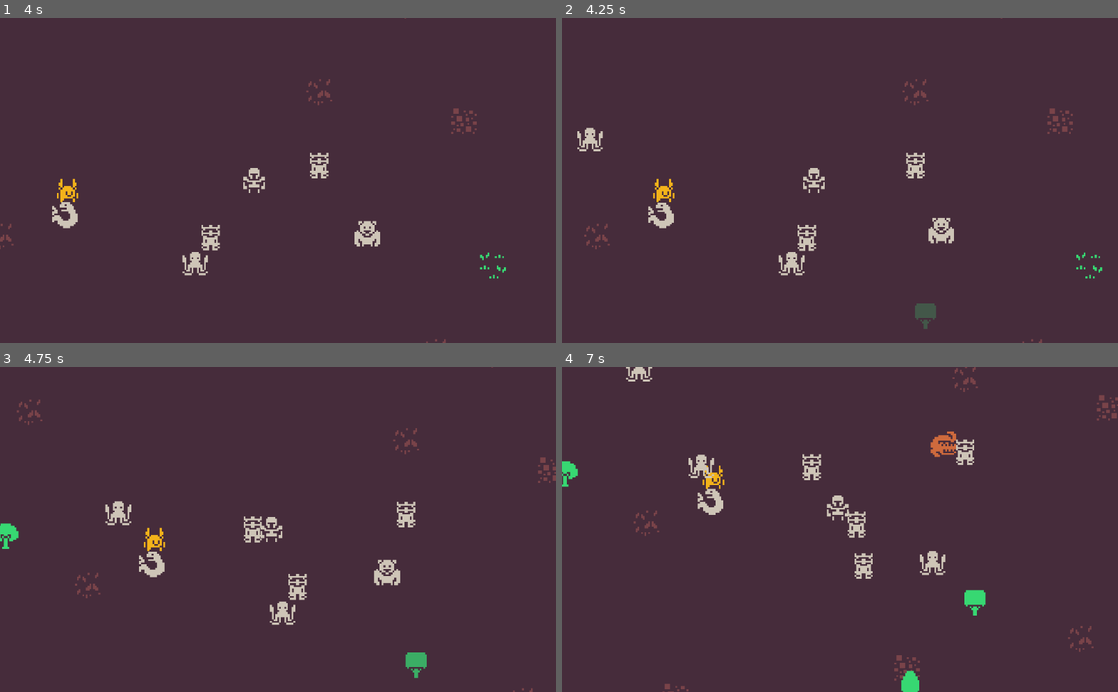
Above: before the commit, frames 1-4 (two rows, left to right).
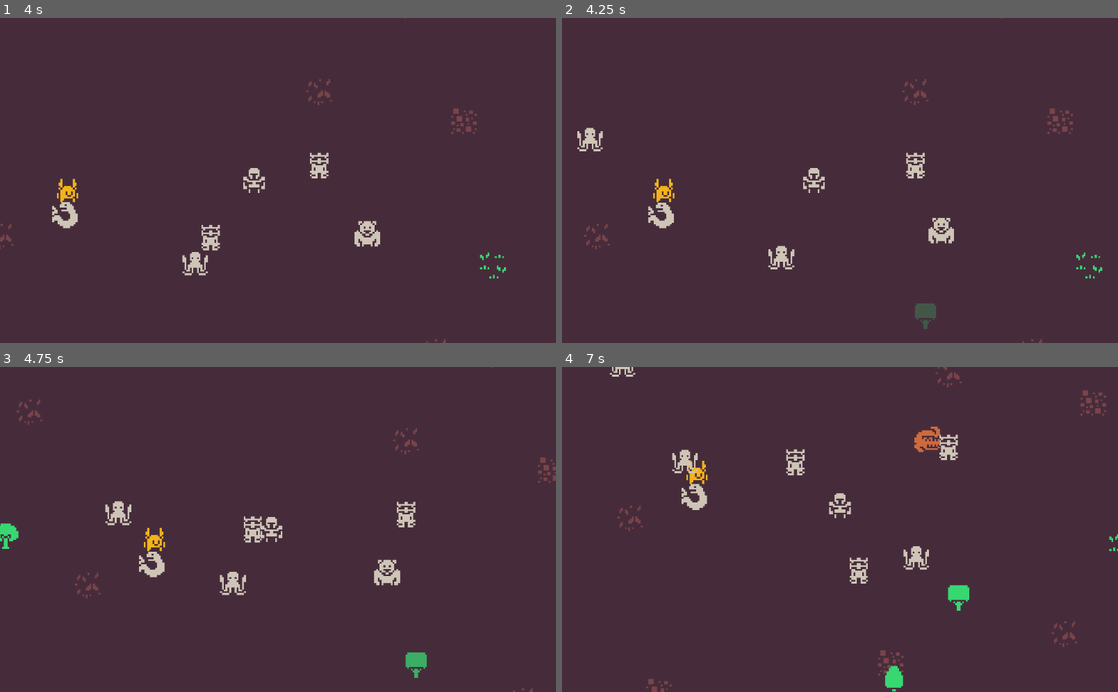
Above: after the commit, the same moments.

Repository: dsg-jam/LD46
Game: Godot game, scene res://assets/scenes/test.tscn
Same seed, same stepped clock (60 frames per second), same inputs: the game is played once before the commit and once after it.
Inputs:
- Up to frame 1 (4 s): tap Enter at 0.5 s; hold Right (player_right) 0.53-1.28 s; tap F (player_mine) at 0.6, 2.1, 3.6 s; hold Down (player_down) 1.28-2.03 s; tap G (player_place_turret) at 1.35, 2.85 s; hold Right (player_right) 2.03-2.78 s; hold Up (player_up) 2.78-3.53 s; hold Left (player_left) from 3.53 s (still down)
- Up to frame 2 (4.25 s): keep holding Left (player_left)
- Up to frame 3 (4.75 s): keep holding Left (player_left); tap G (player_place_turret) at 4.35 s
- Up to frame 4 (7 s): release Left (player_left) at 5.03 s; hold Down (player_down) 5.03-5.78 s; tap F (player_mine) at 5.1, 6.6 s; hold Right (player_right) 5.78-6.53 s; tap G (player_place_turret) at 5.85 s; hold Up (player_up) from 6.53 s (still down)

Frame 1 is identical in both runs. In frame 2, 0.5% of the frame differs, in the area x 37-46%, y 63-80%; in frame 3, 0.6%; in frame 4, 4.7%, in the area x 0-100%, y 0-100%.

Commit message:
Fix #15

Diff:
--- a/assets/prefabs/Turret_1.tscn
+++ b/assets/prefabs/Turret_1.tscn
@@ -15,6 +15,7 @@
 ]]
 position = Vector2( 50, 0 )
 script = ExtResource( 2 )
+health = 150
 upgrade_cost = {
 "iron": 0,
 "stone": 0,
--- a/assets/prefabs/Turret_2.tscn
+++ b/assets/prefabs/Turret_2.tscn
@@ -15,6 +15,7 @@
 ]]
 position = Vector2( 50, 0 )
 script = ExtResource( 2 )
+health = 200
 level = 2
 bullet_1_range = 15
 bullet_2_range = 10
--- a/assets/prefabs/Turret_3.tscn
+++ b/assets/prefabs/Turret_3.tscn
@@ -15,8 +15,8 @@
 ]]
 position = Vector2( 50, 0 )
 script = ExtResource( 2 )
+health = 250
 level = 3
-combat_speed = 10
 bullet_1_range = 10
 bullet_2_range = 15
 bullet_3_range = 7
--- a/assets/scripts/EnemyControl.gd
+++ b/assets/scripts/EnemyControl.gd
@@ -9,6 +9,8 @@
 var time_combat = INF # Time since last damage
 var is_companion_alive = true
 
+var is_reassigned = false
+
 var rng = RandomNumberGenerator.new()
 var companion
 var animation_player: AnimationPlayer
@@ -18,16 +20,21 @@
 	var count_frames = $Sprite.get_hframes() * $Sprite.get_vframes()
 	rng.randomize()
 	var select_frame = rng.randi_range(0, count_frames-1)
+	damage = rng.randi_range(2, 5)
+	health = rng.randi_range(25, 75)
+	combat_speed = rng.randi_range(1, 3)
 	$Sprite.set_frame(select_frame)
 	companion = get_tree().current_scene.get_node("Companion")
-	target_position = companion.position
 	animation_player = $AnimationPlayer
 
 func _physics_process(delta):
+	var dir
 	if is_companion_alive:
-		var dir = (target_position - position).normalized()
+		if is_reassigned:
+			dir = (target_position - position).normalized()
+		else:
+			dir = (companion.position - position).normalized()
 		var is_collision = move_and_collide(dir*speed*delta)
-
 		if is_collision:
 			var collider = is_collision.get_collider()
 			if collider.get_name() == "Companion" and time_combat >= combat_speed:
@@ -35,6 +42,12 @@
 					time_combat = 0
 				else:
 					is_companion_alive = false
+			elif collider.is_in_group("turrets"):
+				if collider.reduce_health(damage):
+					time_combat = 0
+				else:
+					is_reassigned = false
+					collider.remove()
 			else:
 				time_combat += delta
 	else:
--- a/assets/scripts/TurretControl.gd
+++ b/assets/scripts/TurretControl.gd
@@ -8,7 +8,8 @@
 export var bullet_2_range = 5
 export var bullet_3_range = 1
 export var radius = 5
-export var companion_position = Vector2(0, 0)
+
+var companion
 
 export var upgrade_cost = {"wood": 0, "stone": 0, "iron": 0}
 
@@ -20,6 +21,7 @@
 
 # Called when the node enters the scene tree for the first time.
 func _ready():
+	companion = get_tree().current_scene.get_node("Companion")
 	rng.randomize()
 
 func create_bullet(bullet, body):
@@ -33,15 +35,23 @@
 		if !body.is_in_group("enemies"):
 			continue
 
-		var enemy = body
-		companion_position = enemy.target_position
-		enemy.target_position = position
+		if not body.is_reassigned:
+			body.target_position = position
+			body.is_reassigned = true
 
 		var bullet_select = math_utils.rand_selection_weighted(rng, bullet_selection)
 		create_bullet(bullet_select, body)
 		break
 
 
+func reduce_health(amount):
+	health -= amount
+	if health <= 0:
+		return false
+	return true
+
+func remove():
+	queue_free()
 
 func _on_Timer_timeout():
 	turret_area()
